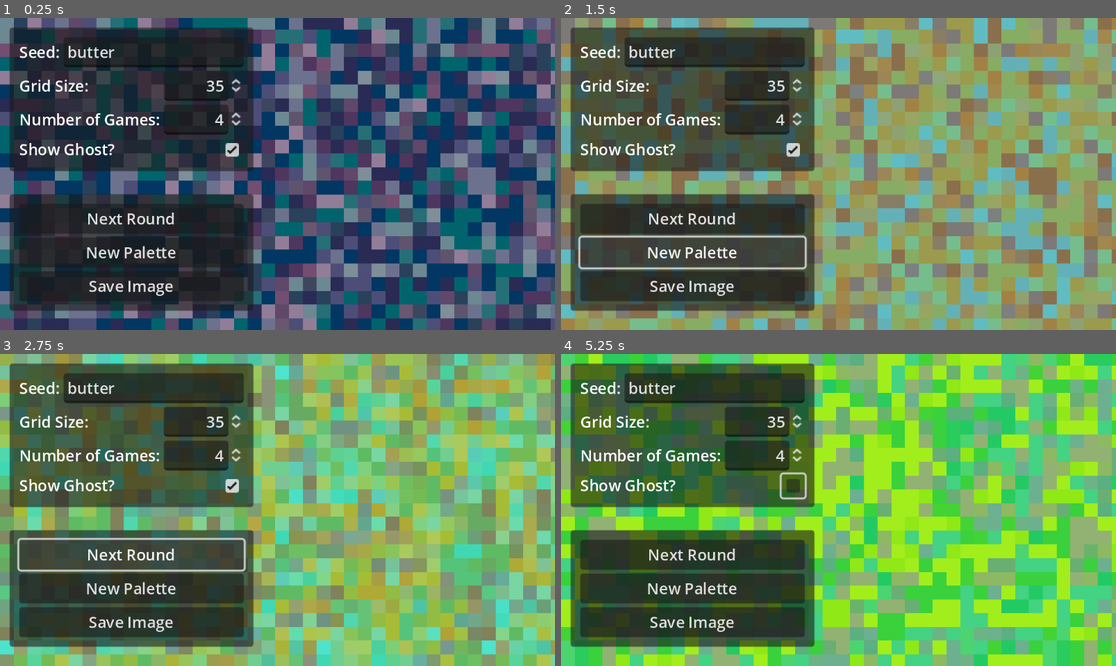
Above: before the commit, frames 1-4 (two rows, left to right).
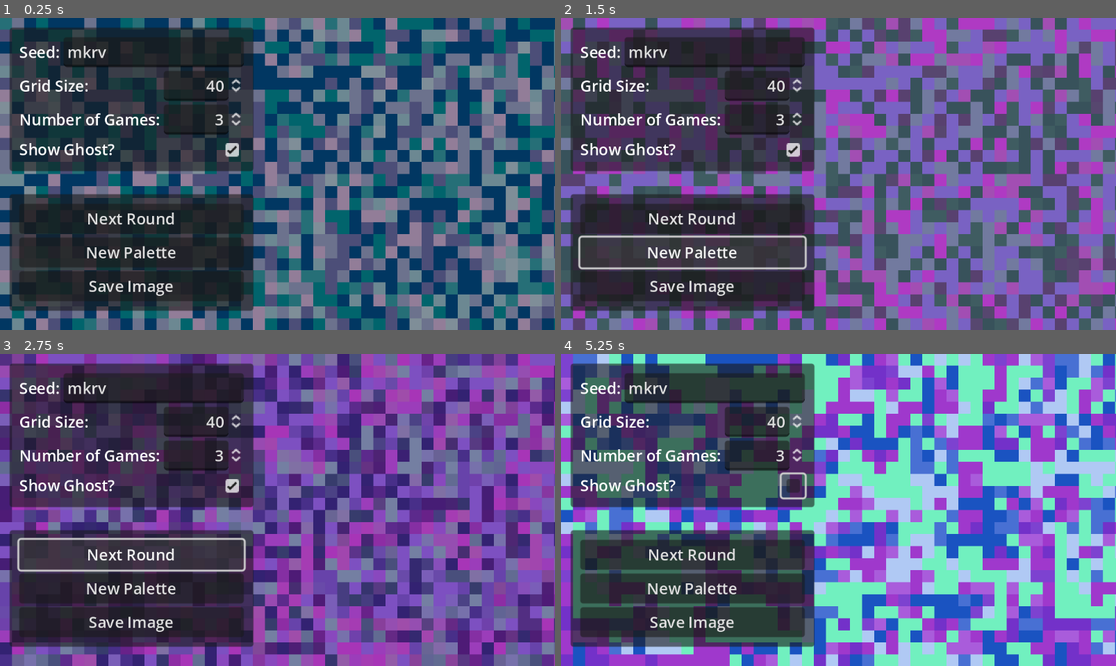
Above: after the commit, the same moments.

Repository: SashaMkrv/godot-conway-game-of-life-image-maker
Game: Godot game, scene res://Scenes/MethodTests/GeneratePalettedImageFromBitmaps.tscn
The game is run twice, just before and just after one commit, with the same random seed, the same clock (stepped at 60 frames per second) and the same inputs.
Inputs (mouse positions are in pixels of both pictures, inside the frame that each line leads up to):
- Up to frame 1 (0.25 s): no input
- Up to frame 2 (1.5 s): click "New Palette" at 0.5 s; click "New Palette" at 1.25 s
- Up to frame 3 (2.75 s): click "Next Round" at 2 s
- Up to frame 4 (5.25 s): click "Next Round" at 2.75 s; click "Next Round" at 3.5 s; click "New Palette" at 4.25 s; click (794, 485) at 5 s

The runs differ from the first frame. In frame 1, 63% of the frame differs, in the area x 0-100%, y 0-100%; in frame 2, 80%; in frame 3, 84%; in frame 4, 87%.

Commit message:
Change default to my favourite games
This one has a some fun images

Diff:
--- a/Scenes/MethodTests/GeneratePalettedImageFromBitmaps.tscn
+++ b/Scenes/MethodTests/GeneratePalettedImageFromBitmaps.tscn
@@ -32,9 +32,9 @@
 grow_horizontal = 2
 grow_vertical = 2
 script = ExtResource("1_0ppc7")
-numberOfGames = 4
-gridSize = 35
-gameSeed = "butter"
+numberOfGames = 3
+gridSize = 40
+gameSeed = "mkrv"
 colorPalette = Array[Color]([Color(0.0042845, 0.217538, 0.387296, 1), Color(0.59867, 0.396572, 0.556046, 1), Color(0.00 …(231 unchanged characters)…
 tiled = true
 showGhost = null
@@ -120,7 +120,7 @@
 unique_name_in_owner = true
 layout_mode = 2
 size_flags_horizontal = 3
-text = "butter"
+text = "mkrv"
 max_length = 100
 
 [node name="HBoxContainer2" type="HBoxContainer" parent="SettingsUI/MarginContainer/Panel/MarginContainer/VBoxContainer"]
@@ -137,7 +137,7 @@
 size_flags_horizontal = 8
 min_value = 10.0
 step = 5.0
-value = 35.0
+value = 40.0
 rounded = true
 alignment = 2
 custom_arrow_step = 5.0
@@ -155,7 +155,7 @@
 layout_mode = 2
 min_value = 1.0
 max_value = 15.0
-value = 4.0
+value = 3.0
 rounded = true
 alignment = 2
 
